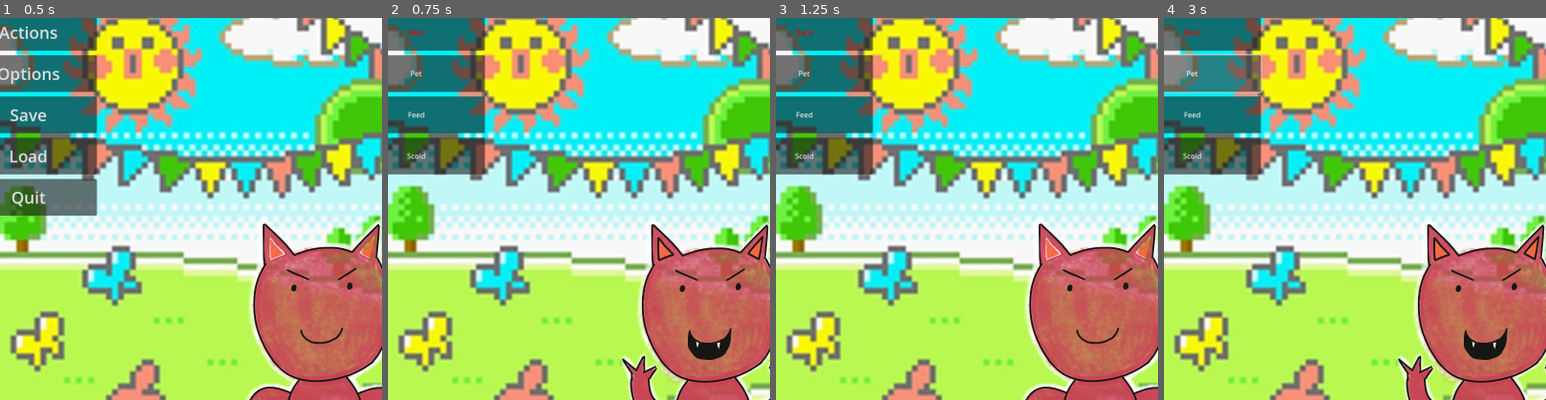
Above: before the commit, frames 1-4 (left to right).
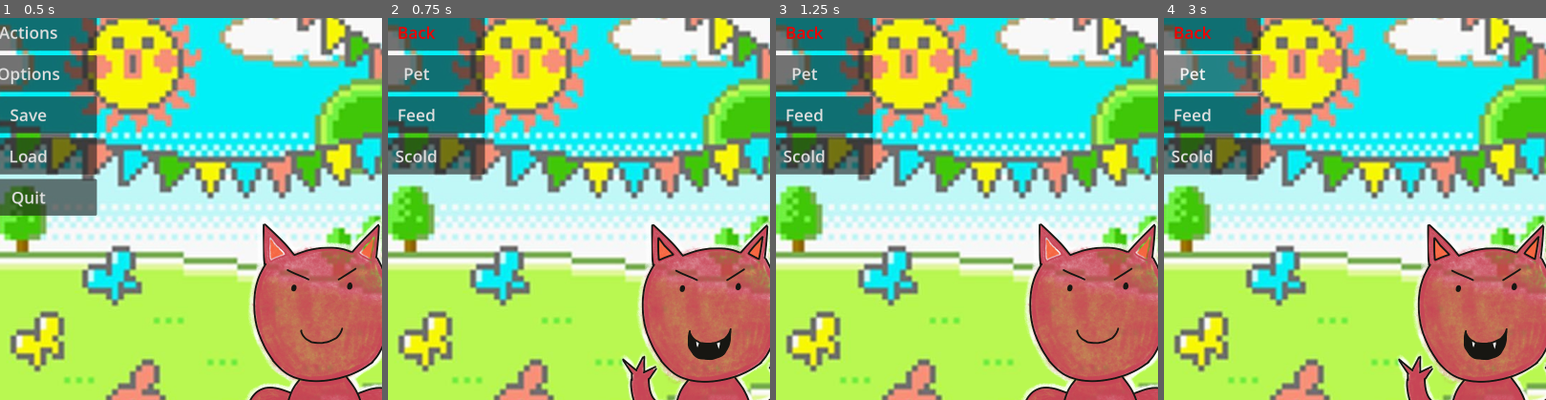
Above: after the commit, the same moments.

Repository: Izendi/egg_friend
Game: Godot game, scene res://assets/scenes/areas/tamagotchi_global.tscn
Two runs of this game, one before a commit and one after it. Both use one fixed random seed, a clock stepped at 60 frames per second and the inputs below.
Inputs:
- Up to frame 1 (0.5 s): no input
- Up to frame 2 (0.75 s): click "Actions" at 0.5 s
- Up to frame 3 (1.25 s): no input
- Up to frame 4 (3 s): tap Enter (ui_accept) at 1.25, 1.52, 2.27 s; hold Right (ui_right) 1.28-2.75 s; click "Pet" at 2.75 s
The pictures show only the part of the screen within x 8-58%, y 4-54%; the shares and areas given below are measured in that part.

Frame 1 is identical in both runs. In frame 2, 0.7% of the frame differs, in the area x 2-13%, y 2-38%; in frame 3, 0.7%; in frame 4, 0.7%.

Commit message:
added a bunch of new images to be used as sprites

Diff:
--- a/assets/scenes/areas/tamagotchi_global.gd
+++ b/assets/scenes/areas/tamagotchi_global.gd
@@ -152,6 +152,7 @@
 	#this "add_child" function call will add the node to the scene hierarchy and
 	#	will cause things like @onready and the _ready function to start running
 	add_child(selected_egg_friend)
+	fit_egg_friend_to_viewport(current_egg_Friend_Scale)
 
 
 func set_current_egg_friend_animation(animationName: String) -> void:
--- a/assets/scenes/areas/tamagotchi_global.tscn
+++ b/assets/scenes/areas/tamagotchi_global.tscn
@@ -58,6 +58,8 @@
 anchor_bottom = 1.0
 offset_right = -1406.0
 offset_bottom = -1066.0
+grow_horizontal = 2
+grow_vertical = 2
 
 [node name="VBoxContainer" type="VBoxContainer" parent="CanvasLayer/Control"]
 visible = false
@@ -163,21 +165,25 @@
 custom_minimum_size = Vector2(0, 80)
 layout_mode = 2
 theme_override_colors/font_color = Color(0.956863, 0, 0, 1)
+theme_override_font_sizes/font_size = 36
 text = "Back"
 
 [node name="Button_pet" type="Button" parent="CanvasLayer/Control/Action_menu"]
 custom_minimum_size = Vector2(0, 80)
 layout_mode = 2
+theme_override_font_sizes/font_size = 36
 text = "Pet"
 
 [node name="Button_feed" type="Button" parent="CanvasLayer/Control/Action_menu"]
 custom_minimum_size = Vector2(0, 80)
 layout_mode = 2
+theme_override_font_sizes/font_size = 36
 text = "Feed"
 
 [node name="Button_scold" type="Button" parent="CanvasLayer/Control/Action_menu"]
 custom_minimum_size = Vector2(0, 80)
 layout_mode = 2
+theme_override_font_sizes/font_size = 36
 text = "Scold"
 
 [node name="Options_menu" type="VBoxContainer" parent="CanvasLayer/Control"]
@@ -187,74 +193,111 @@
 anchor_left = 0.176
 anchor_top = 0.09
 anchor_right = 1.321
-anchor_bottom = 0.854
+anchor_bottom = 0.904
+offset_left = -0.112003
+offset_top = -0.18
+offset_right = -0.10199
+offset_bottom = -0.208008
 theme_override_constants/separation = 10
 metadata/_edit_use_anchors_ = true
 
 [node name="Button_back" type="Button" parent="CanvasLayer/Control/Options_menu"]
-layout_mode = 2
-size_flags_vertical = 3
-theme_override_colors/font_color = Color(0.956863, 0, 0, 1)
+custom_minimum_size = Vector2(0, 80)
+layout_mode = 2
+theme_override_colors/font_color = Color(0.956863, 0, 0, 1)
+theme_override_font_sizes/font_size = 36
 text = "Back"
 
 [node name="Button_setBackground" type="Button" parent="CanvasLayer/Control/Options_menu"]
-layout_mode = 2
+custom_minimum_size = Vector2(0, 80)
+layout_mode = 2
+theme_override_font_sizes/font_size = 36
 text = "Background"
 
 [node name="Button_setEggFriend" type="Button" parent="CanvasLayer/Control/Options_menu"]
-layout_mode = 2
+custom_minimum_size = Vector2(0, 80)
+layout_mode = 2
+theme_override_font_sizes/font_size = 36
 text = "Egg Friend"
 
 [node name="Button_setTime" type="Button" parent="CanvasLayer/Control/Options_menu"]
-layout_mode = 2
+custom_minimum_size = Vector2(0, 80)
+layout_mode = 2
+theme_override_font_sizes/font_size = 36
 text = "Time"
 
 [node name="Options_subBackgroundMenu" type="VBoxContainer" parent="CanvasLayer/Control"]
 visible = false
 layout_mode = 1
 anchors_preset = -1
-anchor_right = 0.791667
-anchor_bottom = 0.515
+anchor_left = 0.176
+anchor_top = 0.09
+anchor_right = 1.321
+anchor_bottom = 0.904
+offset_left = -0.112003
+offset_top = -0.18
+offset_right = -0.10202
+offset_bottom = -0.208008
 theme_override_constants/separation = 10
 metadata/_edit_use_anchors_ = true
 
 [node name="Button_back" type="Button" parent="CanvasLayer/Control/Options_subBackgroundMenu"]
-layout_mode = 2
-theme_override_colors/font_color = Color(0.956863, 0, 0, 1)
+custom_minimum_size = Vector2(0, 80)
+layout_mode = 2
+theme_override_colors/font_color = Color(0.956863, 0, 0, 1)
+theme_override_font_sizes/font_size = 36
 text = "Back"
 
 [node name="Button_setBackground_1" type="Button" parent="CanvasLayer/Control/Options_subBackgroundMenu"]
-layout_mode = 2
+custom_minimum_size = Vector2(0, 80)
+layout_mode = 2
+theme_override_font_sizes/font_size = 36
 text = "Field"
 
 [node name="Button_setBackground_2" type="Button" parent="CanvasLayer/Control/Options_subBackgroundMenu"]
-layout_mode = 2
+custom_minimum_size = Vector2(0, 80)
+layout_mode = 2
+theme_override_font_sizes/font_size = 36
 text = "Bedroom"
 
 [node name="Button_setBackground_3" type="Button" parent="CanvasLayer/Control/Options_subBackgroundMenu"]
-layout_mode = 2
+custom_minimum_size = Vector2(0, 80)
+layout_mode = 2
+theme_override_font_sizes/font_size = 36
 text = "Bakery"
 
 [node name="Options_subEggFriendMenu" type="VBoxContainer" parent="CanvasLayer/Control"]
 visible = false
 layout_mode = 1
 anchors_preset = -1
-anchor_right = 0.791667
-anchor_bottom = 0.515
+anchor_left = 0.176
+anchor_top = 0.09
+anchor_right = 1.321
+anchor_bottom = 0.904
+offset_left = -0.112003
+offset_top = -0.18
+offset_right = -0.10202
+offset_bottom = -0.208008
 theme_override_constants/separation = 10
 metadata/_edit_use_anchors_ = true
 
 [node name="Button_back" type="Button" parent="CanvasLayer/Control/Options_subEggFriendMenu"]
-layout_mode = 2
-theme_override_colors/font_color = Color(0.956863, 0, 0, 1)
+custom_minimum_size = Vector2(0, 80)
+layout_mode = 2
+theme_override_colors/font_color = Color(0.956863, 0, 0, 1)
+theme_override_font_sizes/font_size = 36
 text = "Back"
 
 [node name="Button_setEggFriend_1" type="Button" parent="CanvasLayer/Control/Options_subEggFriendMenu"]
-layout_mode = 2
+custom_minimum_size = Vector2(0, 80)
+layout_mode = 2
+theme_override_font_sizes/font_size = 36
 text = "set cd"
 
 [node name="Button_setEggFriend_2" type="Button" parent="CanvasLayer/Control/Options_subEggFriendMenu"]
-layout_mode = 2
+custom_minimum_size = Vector2(0, 80)
+layout_mode = 2
+theme_override_font_sizes/font_size = 36
 text = "set ???"
 
 [connection signal="pressed" from="CanvasLayer/Control/VBoxContainer/Button_feed" to="." method="_on_button_feed_pressed"]
Binary file added: assets/sprites/mySprites/CD/Adult/ChatGPT Image Oct 26, 2025, 01_50_08 PM-0-0.png
Not shown, added: assets/sprites/mySprites/CD/Adult/ChatGPT Image Oct 26, 2025, 01_50_08 PM-0-0.png.import
Binary file added: assets/sprites/mySprites/CD/Adult/ChatGPT Image Oct 26, 2025, 01_50_08 PM-0-2.png
Not shown, added: assets/sprites/mySprites/CD/Adult/ChatGPT Image Oct 26, 2025, 01_50_08 PM-0-2.png.import
Binary file added: assets/sprites/mySprites/CD/Adult/ChatGPT Image Oct 26, 2025, 01_50_08 PM-1-0.png
Not shown, added: assets/sprites/mySprites/CD/Adult/ChatGPT Image Oct 26, 2025, 01_50_08 PM-1-0.png.import
Binary file added: assets/sprites/mySprites/CD/Adult/ChatGPT Image Oct 26, 2025, 01_50_08 PM-1-2.png
Not shown, added: assets/sprites/mySprites/CD/Adult/ChatGPT Image Oct 26, 2025, 01_50_08 PM-1-2.png.import
Binary file added: assets/sprites/mySprites/CD/Adult/ChatGPT Image Oct 26, 2025, 10_17_33 PM.png
Not shown, added: assets/sprites/mySprites/CD/Adult/ChatGPT Image Oct 26, 2025, 10_17_33 PM.png.import
Binary file added: assets/sprites/mySprites/CD/Adult/ChatGPT Image Oct 26, 2025, 10_30_21 PM.png
Not shown, added: assets/sprites/mySprites/CD/Adult/ChatGPT Image Oct 26, 2025, 10_30_21 PM.png.import
(and 148 more such lines)
